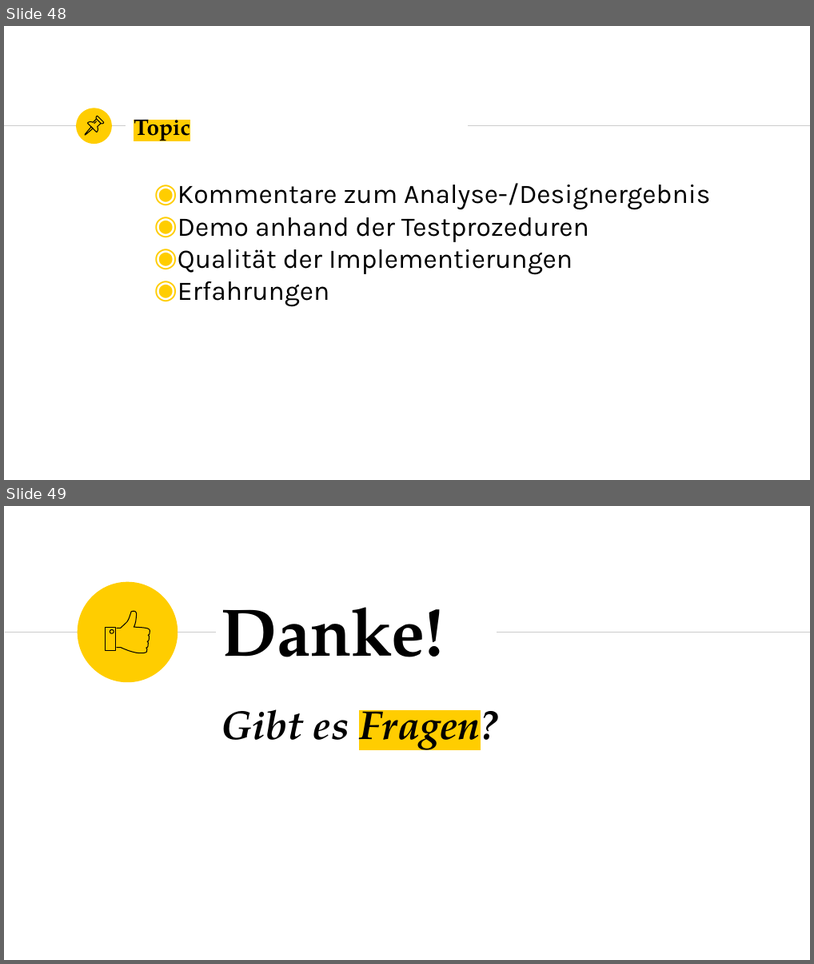
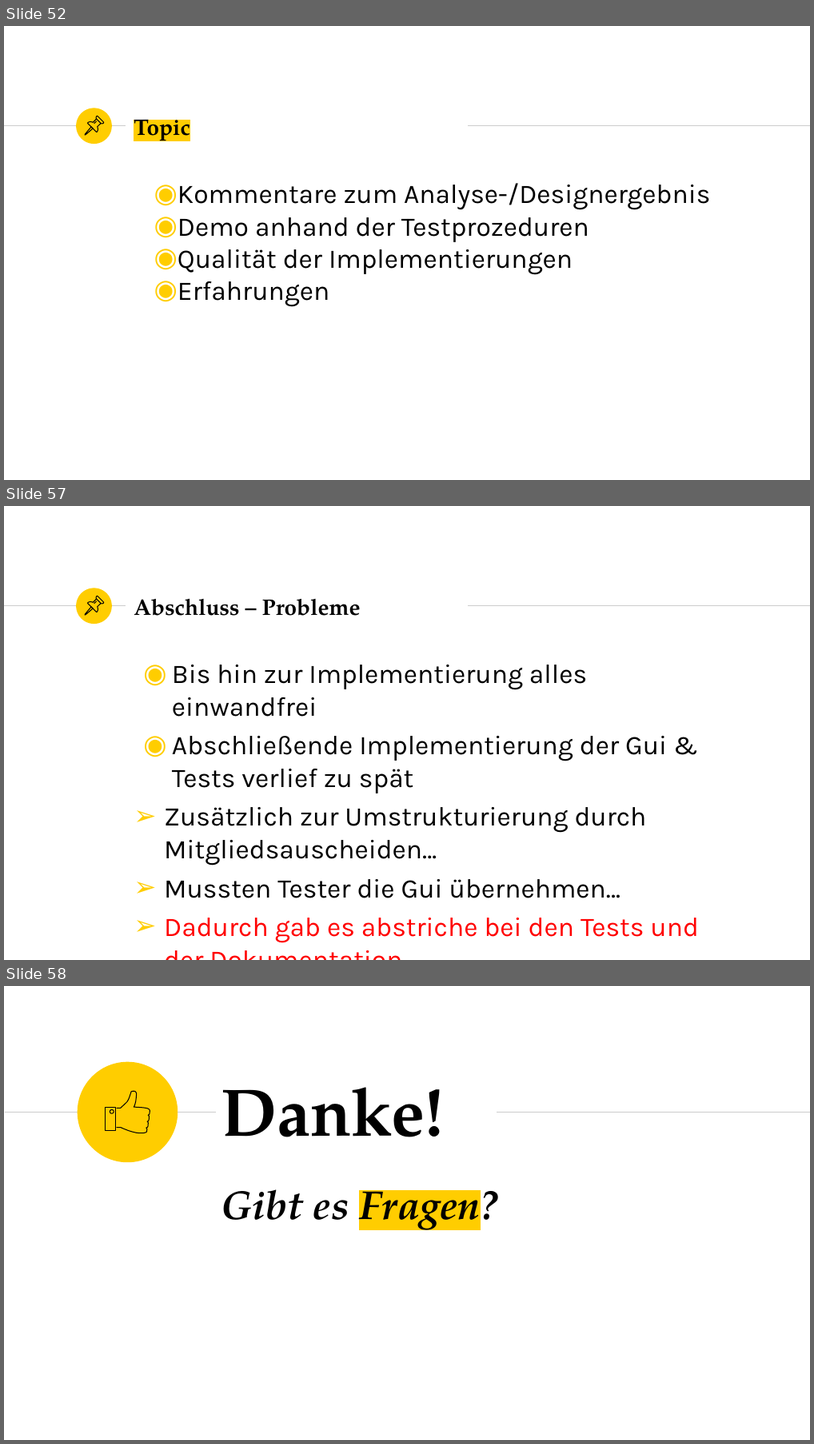
Before and after one commit to marcelherd/OOT-Projekt, a slide deck: Presentation/Presentation.pptx. Shown one above the other, each under a label of ours: slides 48 and 49 before the commit, slides 52, 57 and 58 after it; the slides between them are not shown. The pictures are 814x964 and 814x1444 pixels, drawn with LibreOffice and Linux fonts; fonts in the diff are those of the drawing. Boxes give left, top, right and bottom in pixels: in the first picture for what was removed or moved away, otherwise in the second. Text is boxed around its words. In the diff, an @@ line names an element or a change of style, - is before the commit and + after.

Commit message:
Presentation complete

```diff
--- a/Presentation/Presentation.pptx
+++ b/Presentation/Presentation.pptx
@@ slide 57 added at (4, 506, 810, 960), background #FFFFFF; not listed: 3 template elements that a slide beside it also shows @@
@@ group added at (85, 596, 103, 615): 4 freeform shapes @@
@@ title added at (134, 598, 361, 616), 20 pt, text #000000, bold @@
+Abschluss – Probleme
@@ text added at (164, 664, 698, 943), 24 pt, text #000000 @@
+◉ Bis hin zur Implementierung alles einwandfrei
+◉ Abschließende Implementierung der Gui & Tests verlief zu spät
+➢ Zusätzlich zur Umstrukturierung durch Mitgliedsauscheiden…
+➢ Mussten Tester die Gui übernehmen…
+➢ Dadurch gab es abstriche bei den Tests und der Dokumentation
@@ what was slide 48 is now slide 52 @@
@@ what was slide 49 is now slide 58 @@
```
Also in this commit, not shown: 8 other slides added.
